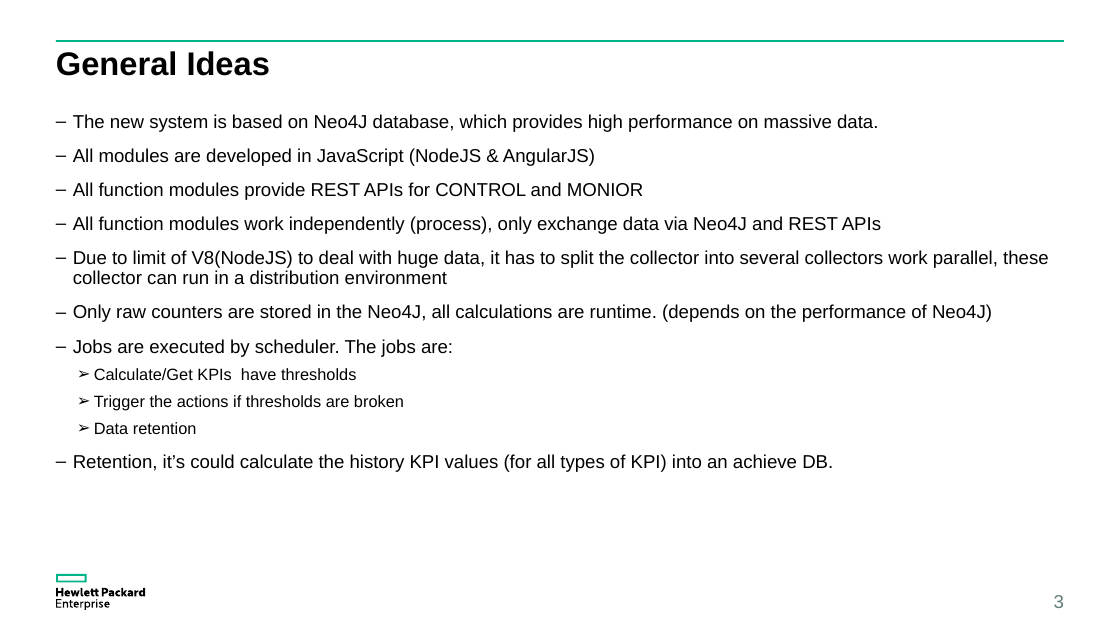
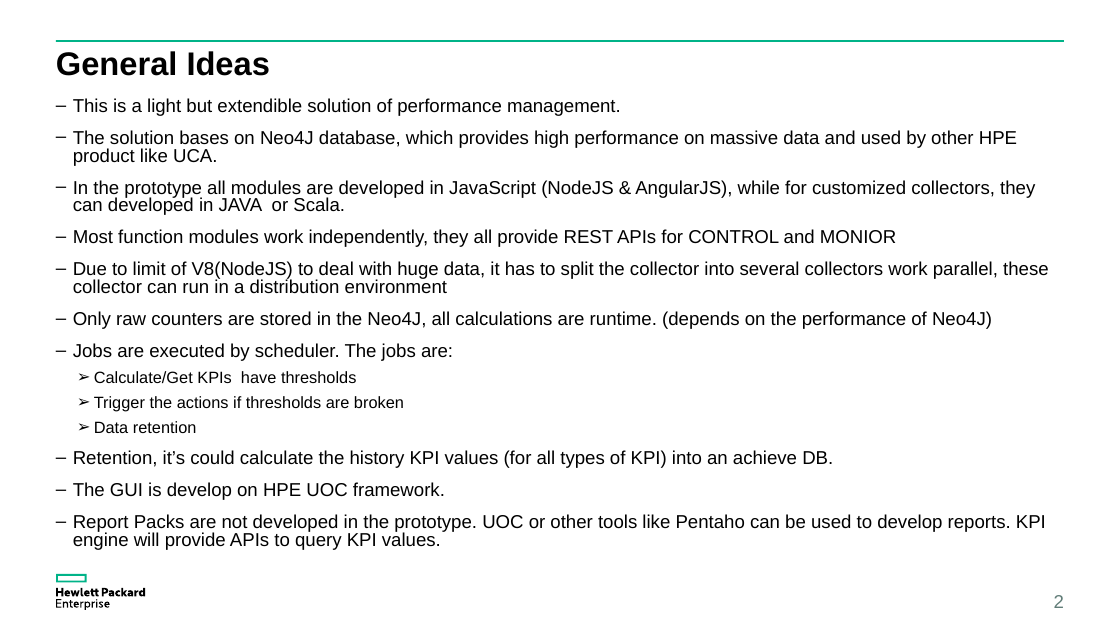
Before and after one commit to yzgang76/MPM, a slide deck: slide 2 of doc/MPM idea.pptx (slide 3 before the commit). Drawn at 1120x630 pixels with LibreOffice and Linux fonts; fonts in the diff are those of the drawing. Boxes give left, top, right and bottom in pixels: in the first picture for what was removed or moved away, otherwise in the second. Text is boxed around its words. In the diff, an @@ line names an element or a change of style, - is before the commit and + after.

```diff
--- a/doc/MPM idea.pptx
+++ b/doc/MPM idea.pptx
@@ text "This is a light but ...": place and size @@
-text "This is a light but ..." at (73, 114, 1049, 472)
+text "This is a light but ..." at (73, 98, 1049, 550)
@@ text at (73, 98, 1035, 247): text changed @@
-– The new system is based on Neo4J database, which provides high performance on massive data.
-– All modules are developed in JavaScript (NodeJS & AngularJS)
-– All function modules provide REST APIs for CONTROL and MONIOR
-– All function modules work independently (process), only exchange data via Neo4J and REST APIs
+– This is a light but extendible solution of performance management.
+– The solution bases on Neo4J database, which provides high performance on massive data and used by other HPE product like UCA.
+– In the prototype all modules are developed in JavaScript (NodeJS & AngularJS), while for customized collectors, they can developed in JAVA or Scala.
+– Most function modules work independently, they all provide REST APIs for CONTROL and MONIOR
@@ text at (73, 261, 1049, 468): line spacing 0.9 to 0.8 @@
@@ text at (73, 482, 1046, 550): paragraphs added @@
+– The GUI is develop on HPE UOC framework.
+– Report Packs are not developed in the prototype. UOC or other tools like Pentaho can be used to develop reports. KPI engine will provide APIs to query KPI values.
@@ page number at (1054, 595, 1064, 608): text changed @@
-3
+2
```
Also in this commit, not shown: 3 other slides changed, 1 slide added.
